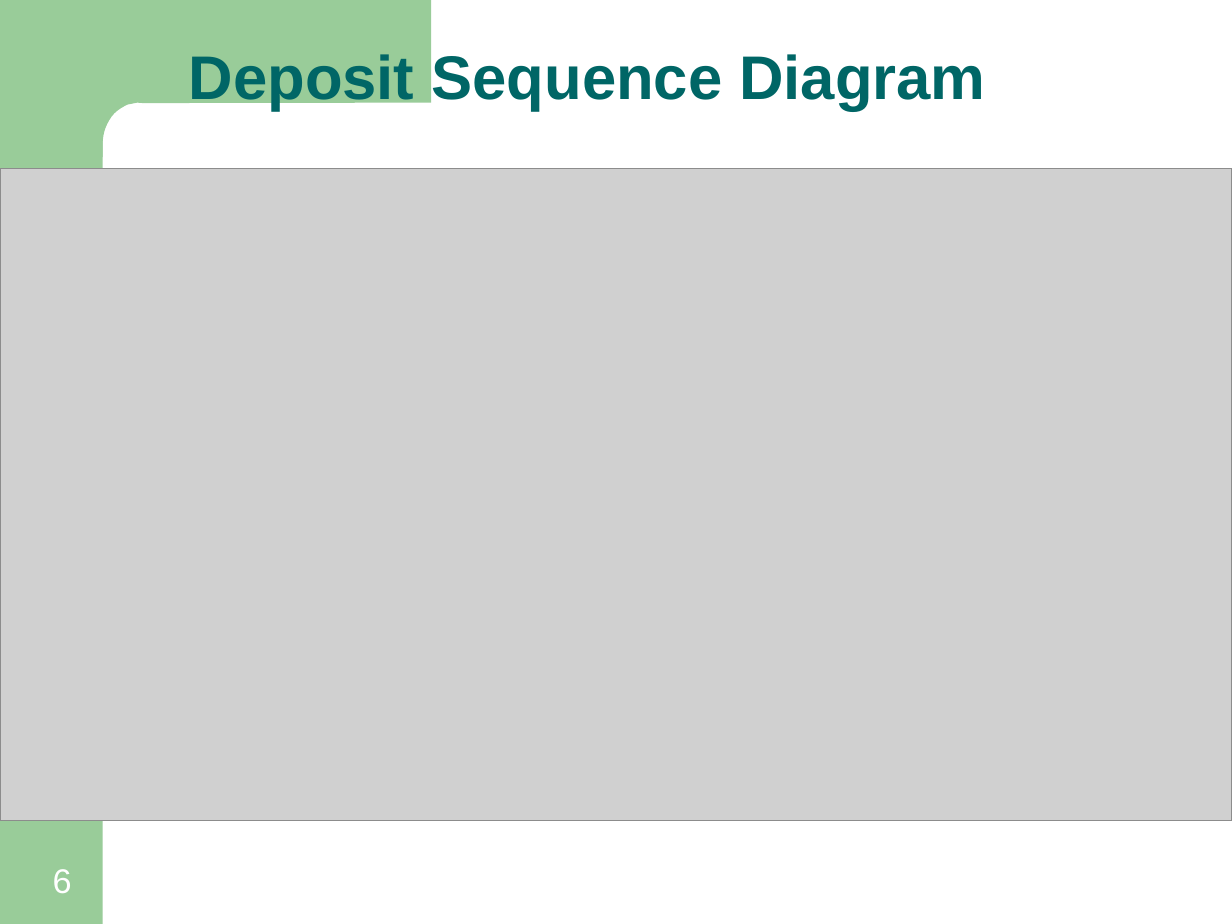
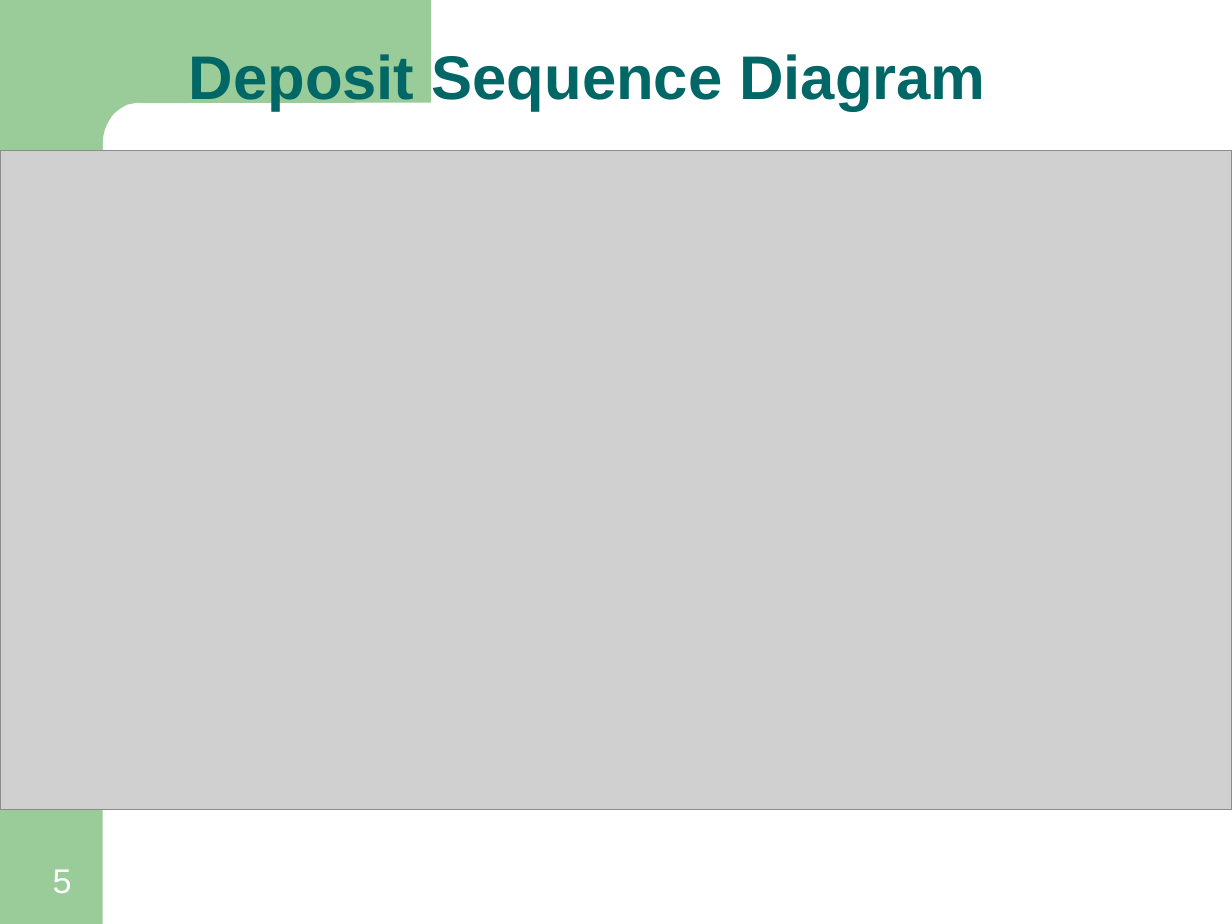
Before and after one commit to mdsahid07/ATM_Simulation_System, a slide deck: slide 5 of Document/ATM Simulation System.pptx (slide 6 before the commit). Drawn at 1232x924 pixels with LibreOffice and Linux fonts; fonts in the diff are those of the drawing; grey boxes stand for pictures. Boxes give left, top, right and bottom in pixels: in the first picture for what was removed or moved away, otherwise in the second. Text is boxed around its words. In the diff, an @@ line names an element or a change of style, - is before the commit and + after.

```diff
--- a/Document/ATM Simulation System.pptx
+++ b/Document/ATM Simulation System.pptx
@@ picture resized from (x1=0, y1=169, x2=1232, y2=821) to (x1=0, y1=150, x2=1232, y2=809) @@
@@ page number at (x1=53, y1=869, x2=72, y2=893): text changed @@
-6
+5
```
Also in this commit, not shown: 2 other slides changed, 4 other files.
